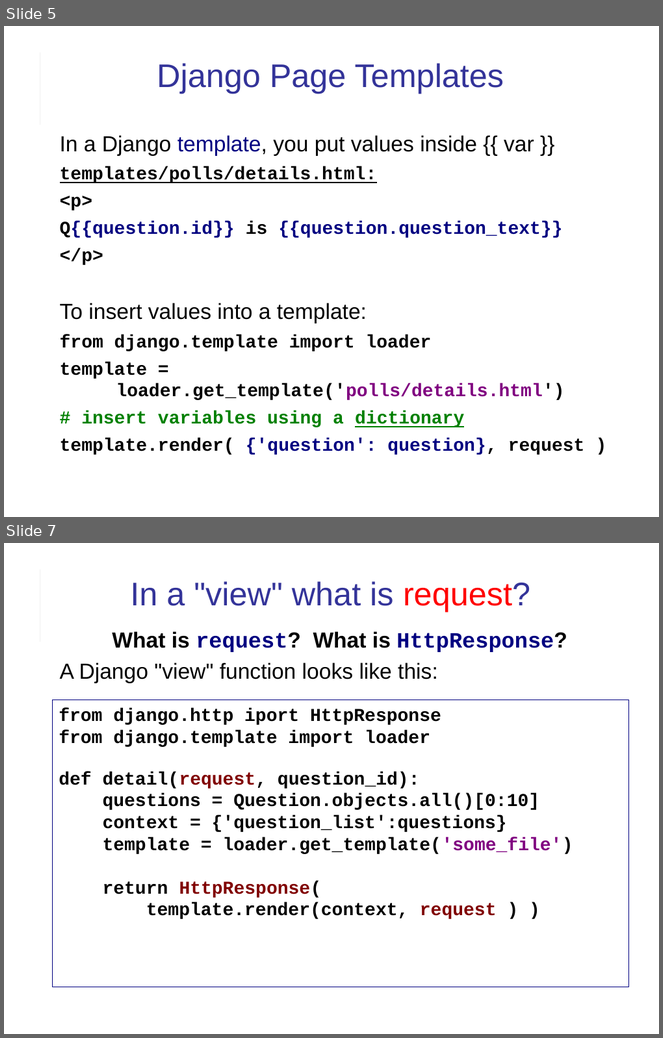
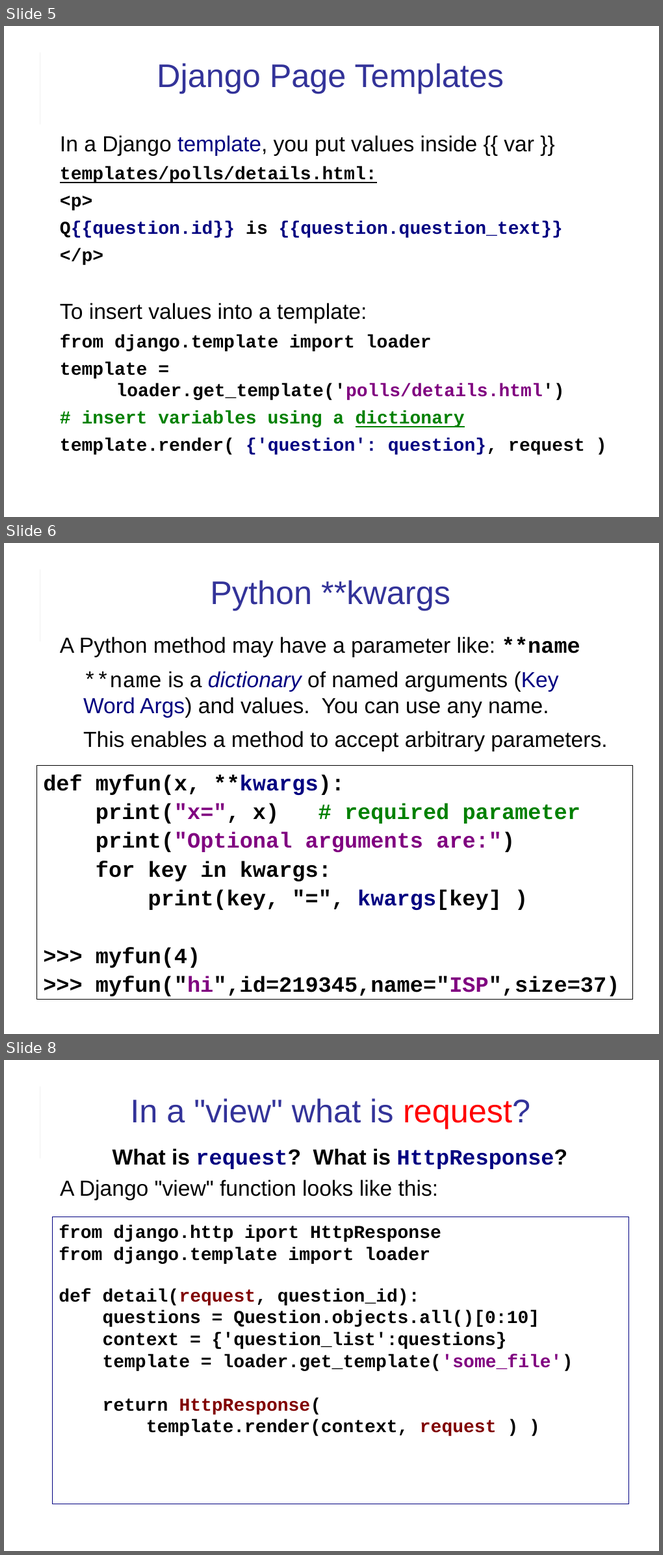
Before and after one commit to cpske/ISP, a slide deck: web/Django-review-1.ppt. Shown one above the other, each under a label of ours: slides 5 and 7 before the commit, slides 5, 6 and 8 after it; the slides between them are not shown. The pictures are 663x1038 and 663x1555 pixels, drawn with LibreOffice and Linux fonts; fonts in the diff are those of the drawing. Boxes give left, top, right and bottom in pixels: in the first picture for what was removed or moved away, otherwise in the second. Text is boxed around its words. In the diff, an @@ line names an element or a change of style, - is before the commit and + after.

```diff
--- a/web/Django-review-1.ppt
+++ b/web/Django-review-1.ppt
@@ slide 6 added at <box>4,543,659,1034</box>, background #FFFFFF; not listed: 2 template elements that a slide beside it also shows @@
@@ title added at <box>210,580,451,611</box>, 36 pt, text #333399 @@
+Python **kwargs
@@ text added at <box>60,637,607,752</box>, 24 pt, text #000000 @@
+A Python method may have a parameter like: **name
+**name is a dictionary of named arguments (Key Word Args) and values. You can use any name.
+This enables a method to accept arbitrary parameters.
@@ rectangle added at <box>36,766,633,1000</box>, outline #000000 0.74 pt, 24 pt, text #000000, bold @@
+def myfun(x, **kwargs):
+print("x=", x) # required parameter
+print("Optional arguments are:")
+for key in kwargs:
+print(key, "=", kwargs[key] )
+>>> myfun(4)
+>>> myfun("hi",id=219345,name="ISP",size=37)
@@ what was slide 7 is now slide 8 @@
```
Also in this commit, not shown: 4 slides changed, 6 other slides added, 3 other files.
